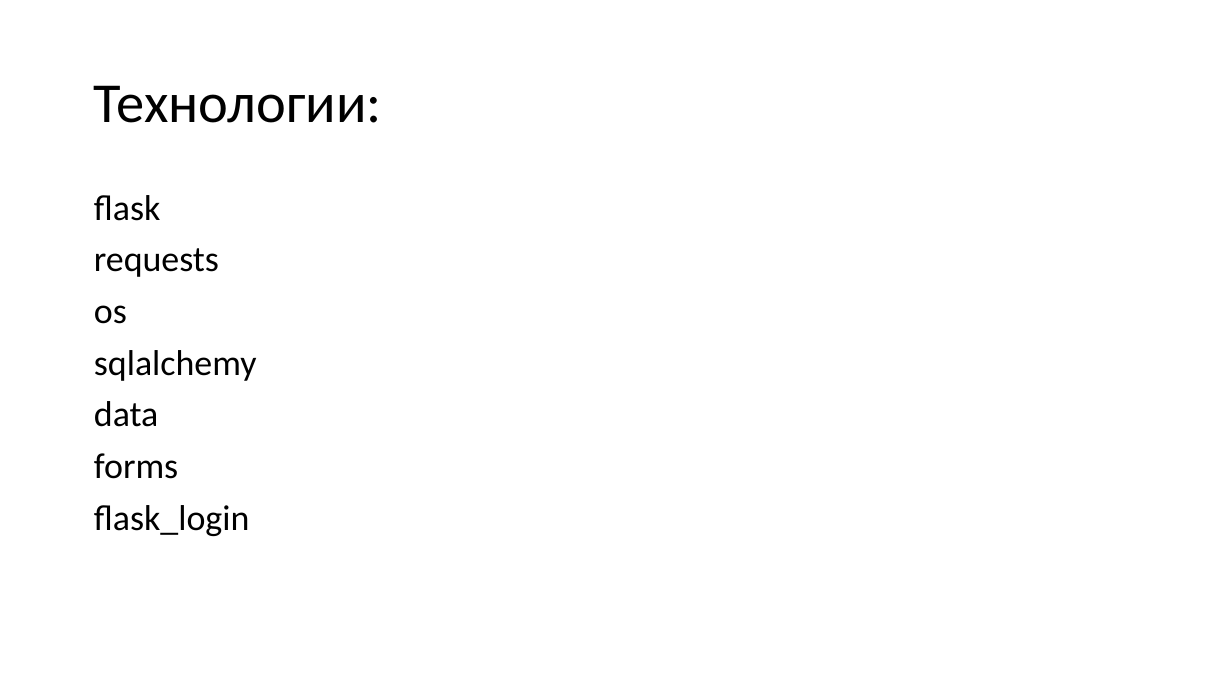
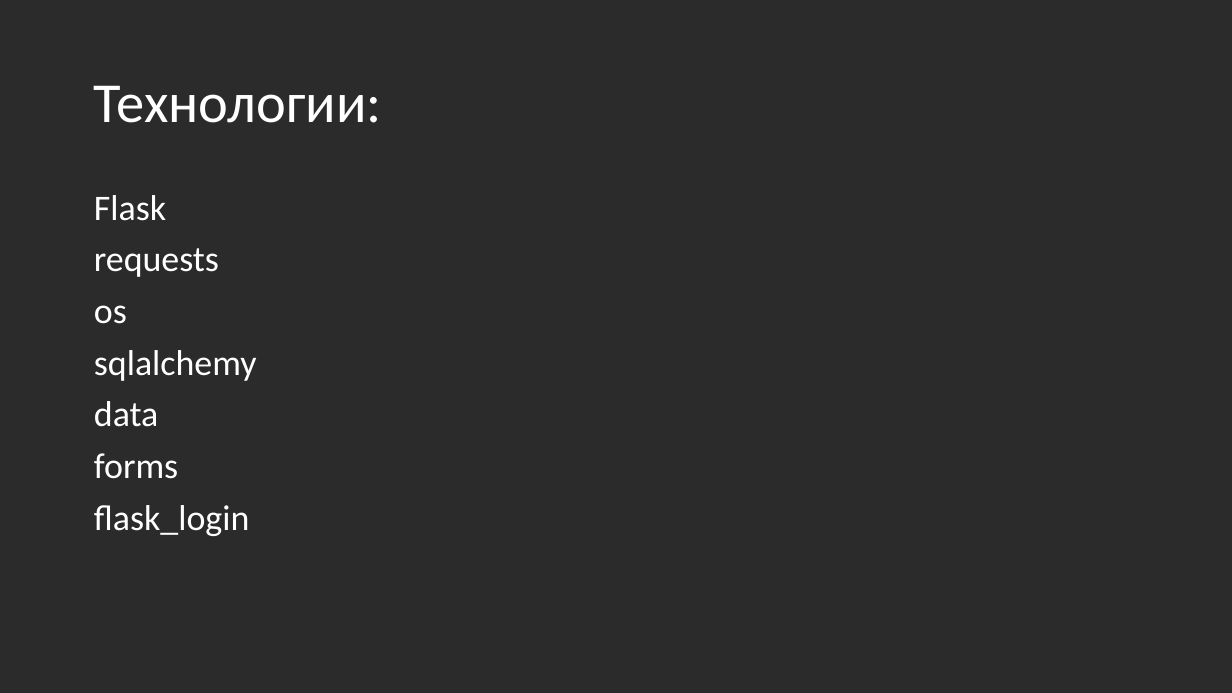
Before and after one commit to sinak000/12334, a slide deck: slide 5 of Презентация.pptx (slide 3 before the commit). Drawn at 1232x693 pixels with LibreOffice and Linux fonts; fonts in the diff are those of the drawing; background and template pictures are left out; a plain dark background stands for a picture behind light text. Boxes give left, top, right and bottom in pixels: in the first picture for what was removed or moved away, otherwise in the second. Text is boxed around its words. In the diff, an @@ line names an element or a change of style, - is before the commit and + after.

```diff
--- a/Презентация.pptx
+++ b/Презентация.pptx
@@ background #FFFFFF to picture (left out) @@
@@ title "Технологии:" at [94,85,382,123]: text colour #000000 to #FFFFFF @@
@@ text at [94,195,166,221]: text changed; text colour #000000 to #FFFFFF @@
-flask
+Flask
@@ text at [94,248,257,536]: text colour #000000 to #FFFFFF in "requests", "os", "sqlalchemy", "data" and 2 more places @@
```
Also in this commit, not shown: 4 other slides changed, 1 slide added, 2 other files.
